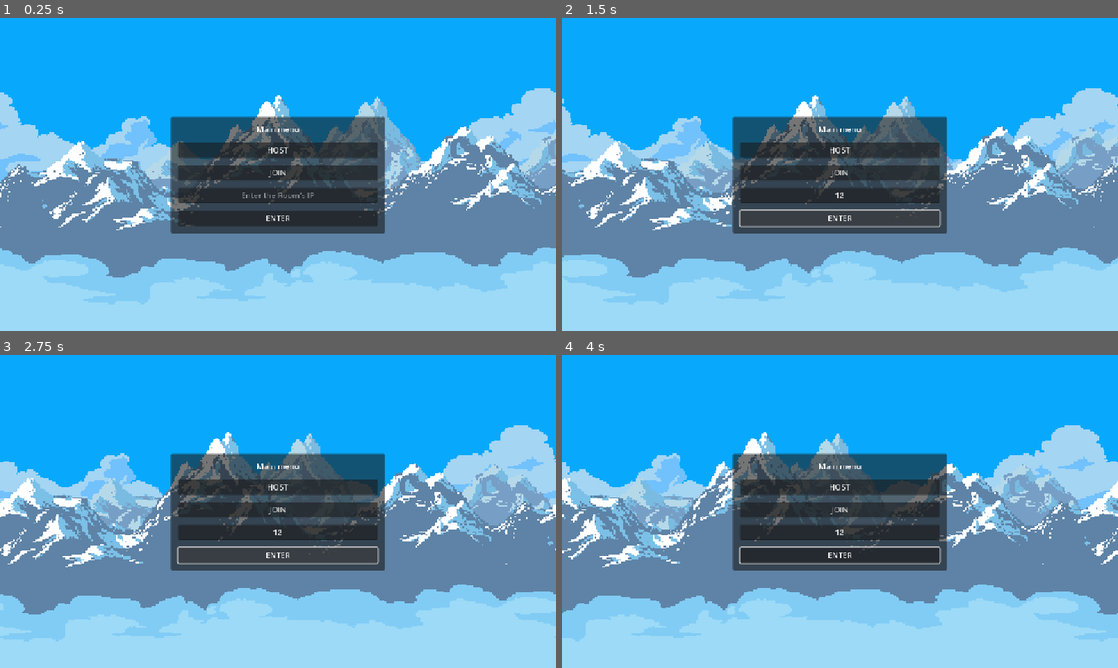
Above: before the commit, frames 1-4 (two rows, left to right).
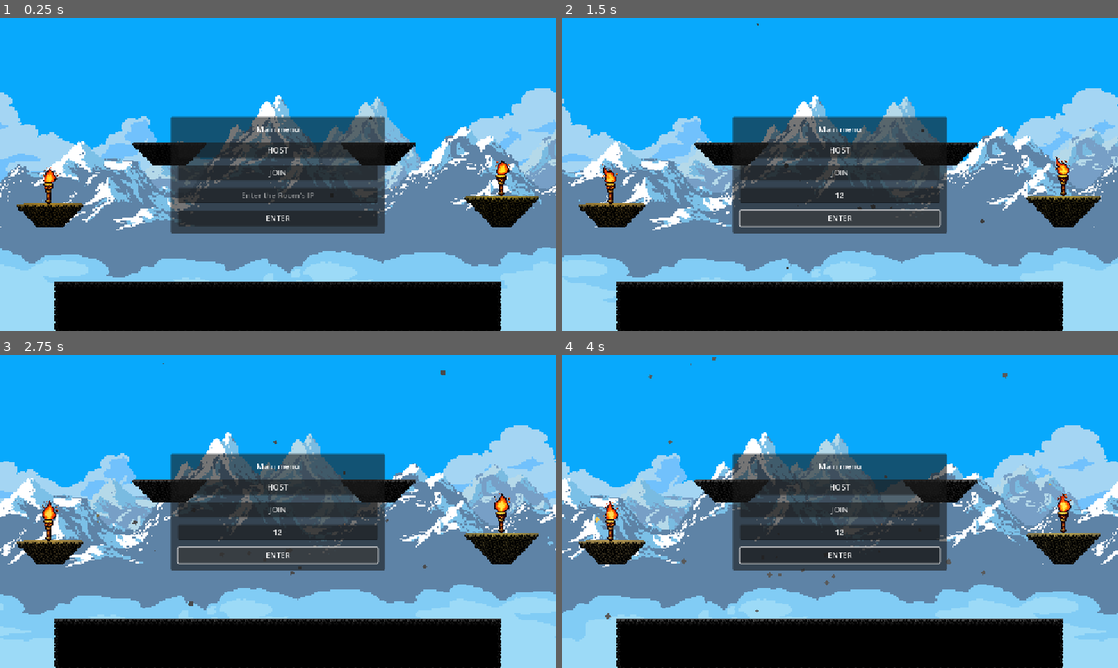
Above: after the commit, the same moments.

Repository: MilDevelop/dynamic-attack
Game: Godot game, scene res://World/main.tscn
The game is run twice, just before and just after one commit, with the same random seed, the same clock (stepped at 60 frames per second) and the same inputs. The engine's default icon, where the game draws it, is replaced by a stand-in: a white triangle on a blue panel in a dark square.
Inputs (mouse positions are in pixels of both pictures, inside the frame that each line leads up to):
- Up to frame 1 (0.25 s): no input
- Up to frame 2 (1.5 s): click (840, 196) at 0.52 s; type "12" at 0.6 s; click "ENTER" at 1.25 s
- Up to frame 3 (2.75 s): click "ENTER" at 2 s
- Up to frame 4 (4 s): tap Enter (ui_accept) at 2.75, 3.02, 3.77 s; move the mouse to (962, 495) at 2.77 s; hold Shift (sit) 2.78-3.53 s; hold D (ui_right) from 2.78 s (still down); move the mouse to (728, 527) at 3.52 s; right-click (728, 527) at 3.6 s; tap Shift (sit) at 3.8 s

The runs differ from the first frame. In frame 1, 16% of the frame differs, in the area x 3-97%, y 31-100%; in frame 2, 16%; in frame 3, 16%; in frame 4, 16%, in the area x 3-97%, y 0-100%.

Commit message:
New weather - Snow

Diff:
--- a/Global/signals.gd
+++ b/Global/signals.gd
@@ -1,5 +1,6 @@
 extends Node
 
+var TimesOfDay : int = 0
 var Number_of_Players : int = 0
 
 func _conditional():
--- a/Player/player.gd
+++ b/Player/player.gd
@@ -35,6 +35,7 @@
 @onready var anim = $AnimatedSprite2D
 @onready var AnimPlayer = $AnimationPlayer
 @onready var NickName = $PlayerLabel
+@onready var Light = $PointLight2D
 @onready var HB  = $Game/HealthsBar
 @onready var Hit_UP =  $"AttackDirectionUP/HitBoxUP/HIt-up"
 @onready var Hit_Down = $"AttackDirectionDOWN/hitBoxDOWN/Hit-Down"
@@ -88,6 +89,19 @@
 	if is_multiplayer_authority():
 		if position.y > 650:
 			rpc("death_and_reboot")
+
+		#BASEMENT LIGHT MACHINE
+		match Signals.TimesOfDay:
+			0:
+				var tween = get_tree().create_tween()
+				tween.tween_property(Light, "energy", 0.0, 30)
+			1:
+				Light.energy = 0.0
+			2:
+				var tween = get_tree().create_tween()
+				tween.tween_property(Light, "energy", 0.85, 30)
+			3:
+				Light.energy = 0.85
 		var direction := Input.get_axis("ui_left", "ui_right")
 		### BASEMENT STATE MACHINE
 		match state:
--- a/Player/player.tscn
+++ b/Player/player.tscn
@@ -922,6 +922,9 @@
 properties/12/path = NodePath(".:scale")
 properties/12/spawn = true
 properties/12/replication_mode = 1
+properties/13/path = NodePath("PointLight2D:energy")
+properties/13/spawn = true
+properties/13/replication_mode = 1
 
 [node name="Player" type="CharacterBody2D" groups=["Player"]]
 collision_layer = 2
@@ -1009,9 +1012,9 @@
 horizontal_alignment = 1
 
 [node name="PointLight2D" type="PointLight2D" parent="."]
-position = Vector2(1, -11.875)
-scale = Vector2(0.464844, 0.415039)
-energy = 0.5
+position = Vector2(0, -5)
+scale = Vector2(0.464844, 0.476563)
+energy = 0.85
 texture = ExtResource("5_k53q1")
 
 [connection signal="area_entered" from="AttackDirectionUP/HitBoxUP" to="." method="_on_hit_box_up_area_entered"]
--- a/World/game.gd
+++ b/World/game.gd
@@ -10,10 +10,14 @@
 @onready var light = $Light/DirectionalLight2D
 @onready var Lighters = $Light/PointLighters/AnimatedWorldSptites
 @onready var Pointers = $Light/PointLighters
+@onready var Snow = $Snow
 
 var state = MORNING
 
 func _process(delta: float) -> void:
+
+
+	Signals.TimesOfDay = state
 	for nodes in Lighters.get_children():
 		nodes.play("default")
 
@@ -47,5 +51,5 @@
 func _on_day_night_timeout() -> void:
 	if state == 3:
 		state = 0
-		return
-	state += 1
+	else:
+		state += 1
--- a/World/main.tscn
+++ b/World/main.tscn
@@ -1,10 +1,11 @@
-[gd_scene load_steps=30 format=3 uid="uid://dki78b71pr0ox"]
+[gd_scene load_steps=31 format=3 uid="uid://dki78b71pr0ox"]
 
 [ext_resource type="Script" uid="uid://bdle02vlj43xn" path="res://World/main.gd" id="1_a5u3i"]
 [ext_resource type="PackedScene" uid="uid://2ldlmdimw64p" path="res://Menu and Connection/control.tscn" id="2_noabd"]
 [ext_resource type="Script" uid="uid://brfxkl8ioncl7" path="res://World/game.gd" id="3_4pper"]
 [ext_resource type="Texture2D" uid="uid://ytylutwrwxv1" path="res://Textures/Glacial-mountains-parallax-background_vnitti/Layers/sky.png" id="3_knlfl"]
 [ext_resource type="Texture2D" uid="uid://c2fsrcp8qxcq2" path="res://Textures/Glacial-mountains-parallax-background_vnitti/Layers/clouds_bg.png" id="4_mctev"]
+[ext_resource type="PackedScene" uid="uid://5kg7scnmanuu" path="res://World/snow.tscn" id="4_scvq1"]
 [ext_resource type="Texture2D" uid="uid://cwfsg8ifq7l4d" path="res://Textures/Glacial-mountains-parallax-background_vnitti/Layers/glacial_mountains_lightened.png" id="5_l81nc"]
 [ext_resource type="Texture2D" uid="uid://cfhrgcnmcrrec" path="res://Textures/Glacial-mountains-parallax-background_vnitti/Layers/glacial_mountains.png" id="6_rt8c3"]
 [ext_resource type="Texture2D" uid="uid://bx7b0modjkq74" path="res://Textures/Glacial-mountains-parallax-background_vnitti/Layers/clouds_mg_3.png" id="7_sdk4v"]
@@ -224,8 +225,11 @@
 spawn_path = NodePath("..")
 
 [node name="Game" type="Node2D" parent="."]
-visible = false
 script = ExtResource("3_4pper")
+
+[node name="Snow" parent="Game" instance=ExtResource("4_scvq1")]
+position = Vector2(668, 353)
+scale = Vector2(5.76, 6.6)
 
 [node name="ParallaxBackground" type="ParallaxBackground" parent="Game"]
 layer = -1
@@ -357,13 +361,13 @@
 [node name="TorchLight1" type="PointLight2D" parent="Game/Light/PointLighters"]
 position = Vector2(100, 332)
 scale = Vector2(1.0293, 1.04492)
-color = Color(1, 0.705882, 0.180392, 1)
+color = Color(1, 0.705882, 0, 1)
 texture = ExtResource("18_lh7yw")
 
 [node name="TorchLight2" type="PointLight2D" parent="Game/Light/PointLighters"]
 position = Vector2(1040, 316)
 scale = Vector2(1.0293, 1.04492)
-color = Color(1, 0.788235, 0.176471, 1)
+color = Color(1, 0.788235, 0, 1)
 texture = ExtResource("18_lh7yw")
 
 [connection signal="pressed" from="Game/GUI/TemporaryMenu/Panel/VBoxContainer/Resume" to="." method="_on_resume_pressed"]
--- /dev/null
+++ b/World/snow.tscn
@@ -0,0 +1,27 @@
+[gd_scene load_steps=2 format=3 uid="uid://5kg7scnmanuu"]
+
+[sub_resource type="ParticleProcessMaterial" id="ParticleProcessMaterial_ov2c2"]
+particle_flag_disable_z = true
+emission_shape = 1
+emission_sphere_radius = 250.0
+velocity_pivot = Vector3(1000, 10, 0)
+direction = Vector3(1, 10, 0)
+initial_velocity_min = 15.0
+initial_velocity_max = 40.0
+angular_velocity_min = 22.15
+angular_velocity_max = 148.97
+radial_velocity_min = -2.23517e-05
+radial_velocity_max = 344.83
+gravity = Vector3(0, 30, 0)
+radial_accel_min = -2.23517e-06
+radial_accel_max = -2.23517e-06
+scale_min = 2.0
+scale_max = 10.0
+turbulence_enabled = true
+turbulence_noise_strength = 0.0
+
+[node name="Snow" type="GPUParticles2D"]
+scale = Vector2(4.8, 2.92)
+amount = 80
+lifetime = 4.0
+process_material = SubResource("ParticleProcessMaterial_ov2c2")
